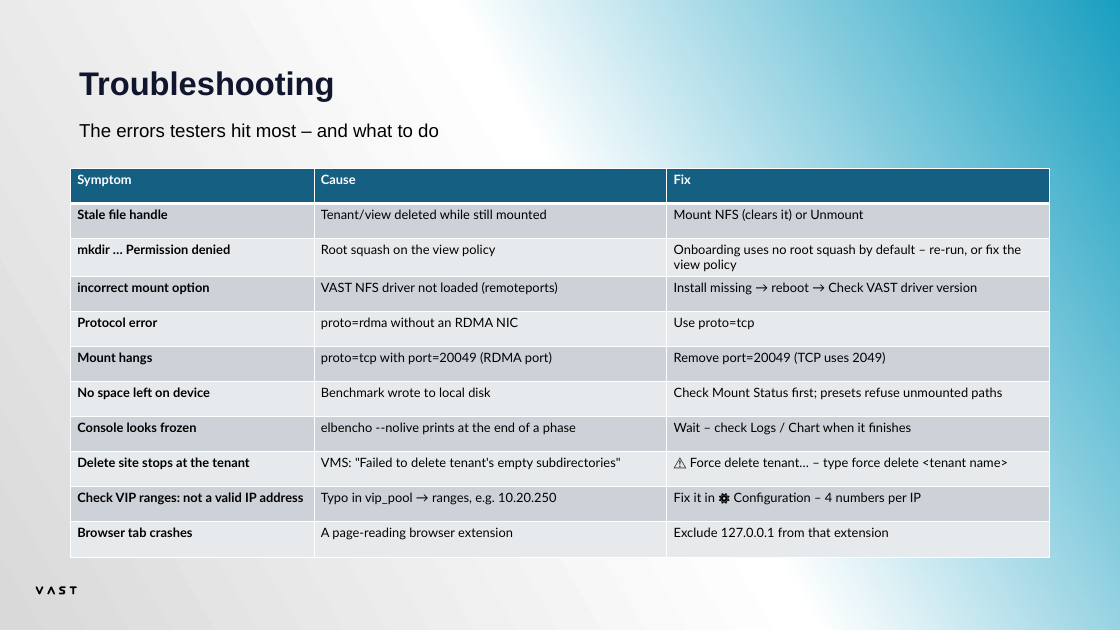
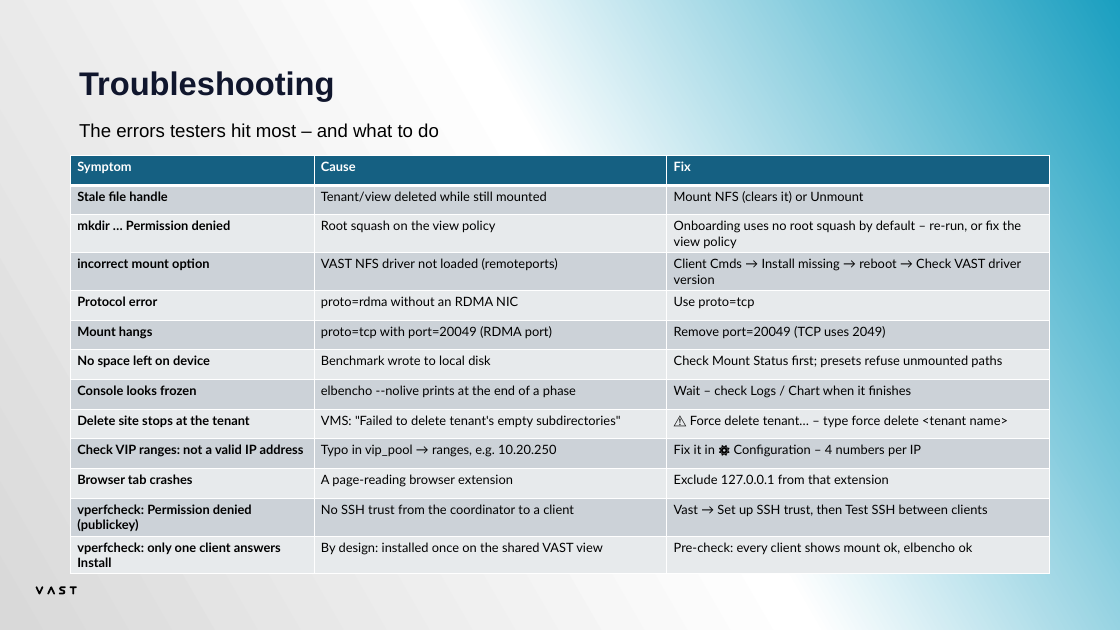
Before and after one commit to alexaung-staryskai/vast-test-automation, a slide deck: slide 43 of VAST Test Bench - Tester Manual.pptx (slide 38 before the commit). Drawn at 1120x630 pixels with LibreOffice and Linux fonts; fonts in the diff are those of the drawing. Boxes give left, top, right and bottom in pixels: in the first picture for what was removed or moved away, otherwise in the second. Text is boxed around its words. In the diff, an @@ line names an element or a change of style, - is before the commit and + after.

```diff
--- a/VAST Test Bench - Tester Manual.pptx
+++ b/VAST Test Bench - Tester Manual.pptx
@@ table at [71, 155, 1050, 571] @@
-row 4, column 3: Install missing → reboot → Check VAST driver version
+row 4, column 3: Client Cmds → Install missing → reboot → Check VAST driver version
+row 12: vperfcheck: Permission denied (publickey) | No SSH trust from the coordinator to a client | Vast → Set up SSH trust, then Test SSH between clients
+row 13: vperfcheck: only one client answers Install | By design: installed once on the shared VAST view | Pre-check: every client shows mount ok, elbencho ok
@@ table: place and size @@
-table at [71, 168, 1050, 555]
+table at [71, 155, 1050, 571]
```
Also in this commit, not shown: 7 other slides changed, 5 slides added.
